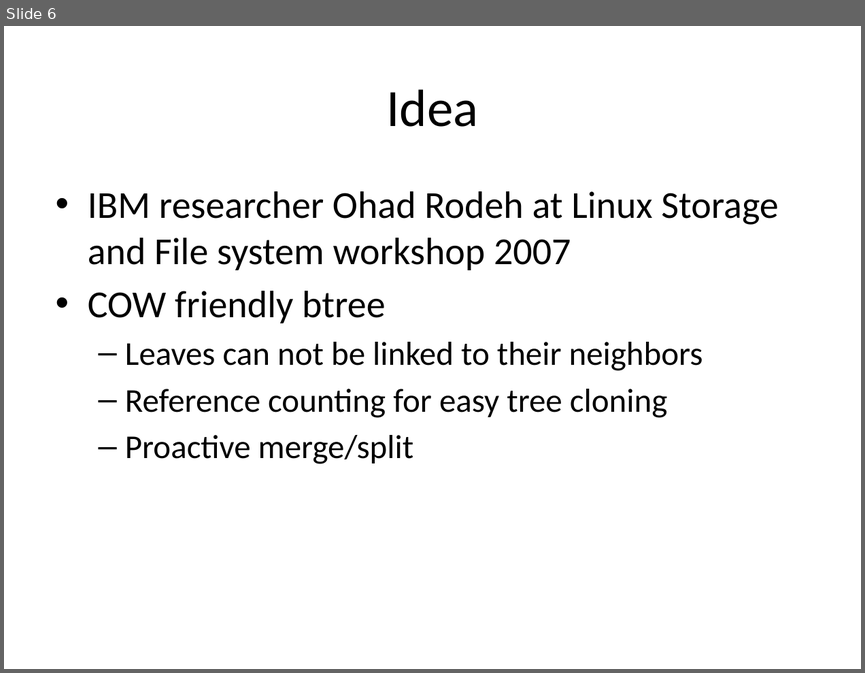
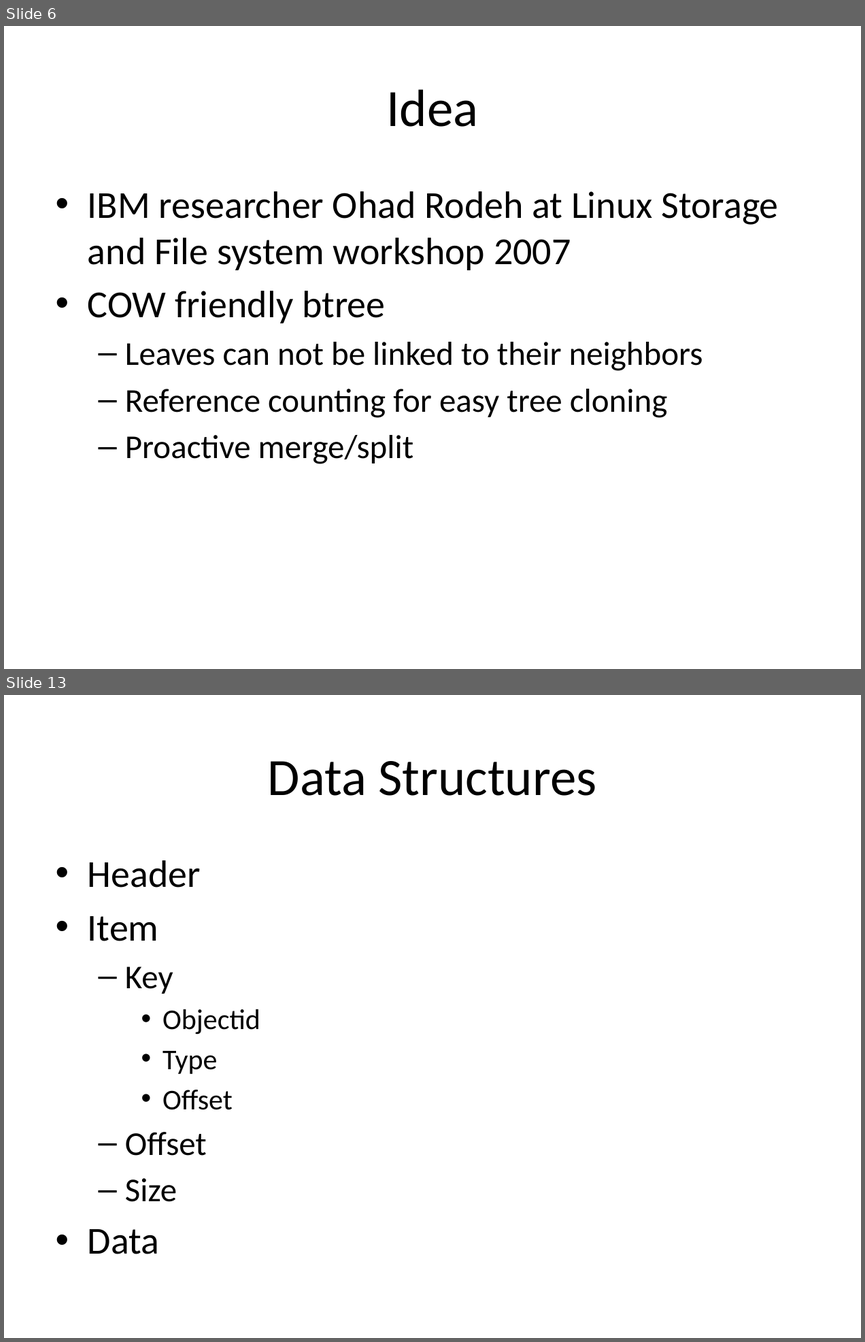
Before and after one commit to liujinmarshall/btrfs-doc, a slide deck: Bacik.pptx. Shown one above the other, each under a label of ours: slide 6 before the commit, slides 6 and 13 after it; the slides between them are not shown. The pictures are 865x673 and 865x1342 pixels, drawn with LibreOffice and Linux fonts; fonts in the diff are those of the drawing. Boxes give left, top, right and bottom in pixels: in the first picture for what was removed or moved away, otherwise in the second. Text is boxed around its words. In the diff, an @@ line names an element or a change of style, - is before the commit and + after.

Commit message:
Block group item

```diff
--- a/Bacik.pptx
+++ b/Bacik.pptx
@@ slide 13 added at (4,695,861,1338), background #FFFFFF @@
@@ title added at (268,761,596,796), 44 pt, text #000000 @@
+Data Structures
@@ text added at (88,860,260,1254), 24 pt, text #000000 @@
+• Header
+• Item
+  – Key
+    • Objectid
+    • Type
+    • Offset
+  – Offset
+  – Size
+• Data
```
Also in this commit, not shown: 3 slides changed, 10 other slides added, 1 slide removed.
